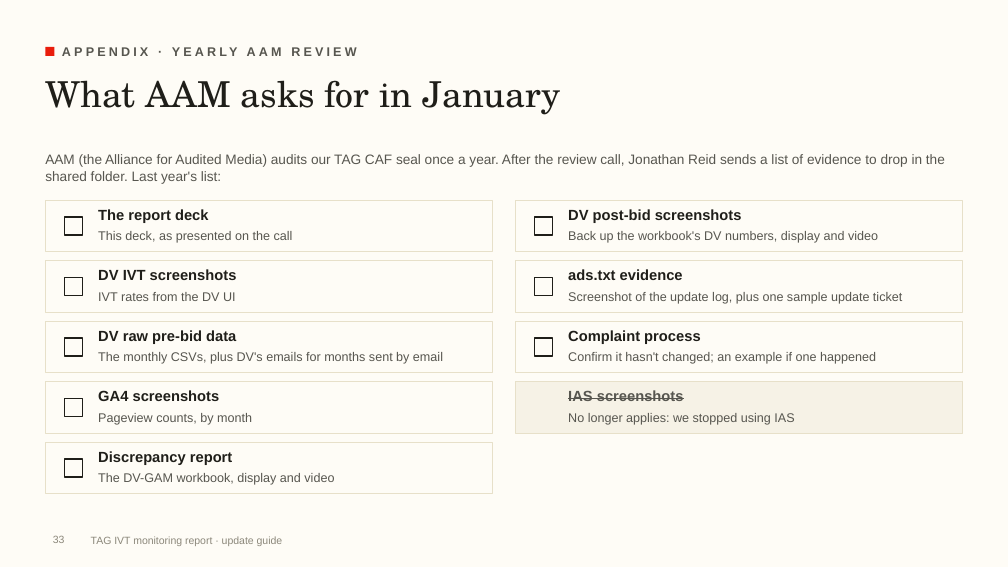
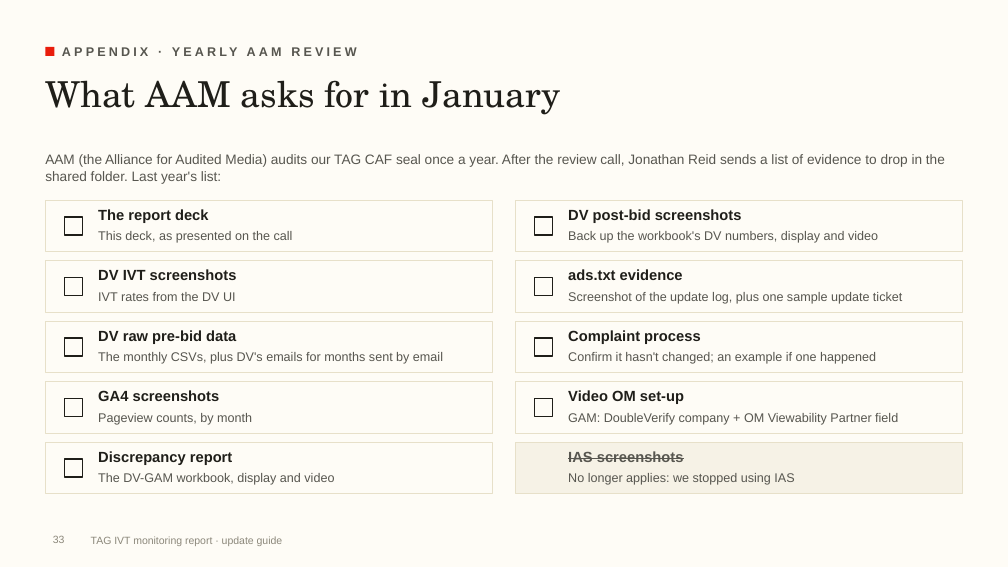
Before and after one commit to rogerhirano-nw/yield-dashboard, a slide deck: slide 33 of docs/TAG_IVT_Report_Update_Guide.pptx. Drawn at 1008x567 pixels with LibreOffice and Linux fonts; fonts in the diff are those of the drawing; background and template pictures are left out. Boxes give left, top, right and bottom in pixels: in the first picture for what was removed or moved away, otherwise in the second. Text is boxed around its words. In the diff, an @@ line names an element or a change of style, - is before the commit and + after.

```diff
--- a/docs/TAG_IVT_Report_Update_Guide.pptx
+++ b/docs/TAG_IVT_Report_Update_Guide.pptx
@@ rectangle at [516, 382, 963, 433]: fill #F6F2E6 to #FEFCF6 @@
@@ rectangle added at [535, 399, 553, 417], fill #FEFCF6, outline #1F1E19 1.25 pt @@
@@ text added at [568, 390, 684, 404], 14 pt, text #1F1E19, bold @@
+Video OM set-up
@@ text added at [568, 413, 898, 425], 12 pt, text #57564F @@
+GAM: DoubleVerify company + OM Viewability Partner field
@@ rectangle added at [516, 442, 963, 494], fill #F6F2E6, outline #E7E0C9 0.75 pt @@
@@ text "IAS screenshots": place and size @@
-text "IAS screenshots" at [568, 390, 684, 401]
+text "IAS screenshots" at [568, 451, 684, 462]
@@ text "No longer applies: we stopped ...": place and size @@
-text "No longer applies: we stopped ..." at [568, 413, 794, 425]
+text "No longer applies: we stopped ..." at [568, 473, 794, 485]
```
Also in this commit, not shown: 3 other slides changed, 2 other files.
